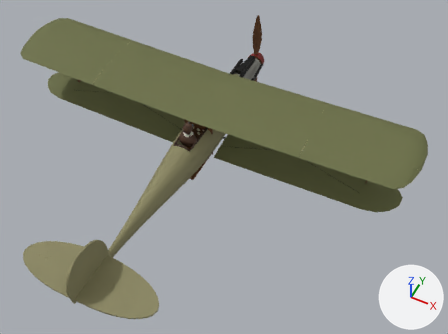
Two versions of the glTF model public/models/albatros_dv.glb, one commit apart.
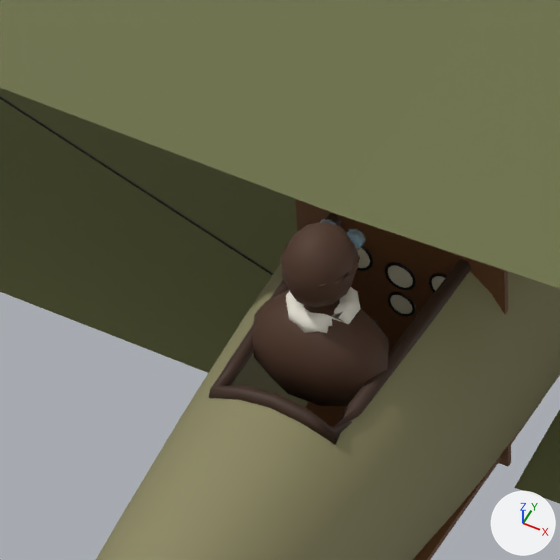
Old and new are each drawn whole from a 50 mm lens placed at (4.67, -8.88, 9.54), pointed at (0.8, -1.14, -0.13) and again close up on the part from 33% to 49% of the width and 28% to 50% of the height. Every picture has the same lights, and +X, +Y and +Z are marked at lower right. The older version's two pictures come first. Where no turn or scale is listed for an object, it has been applied to the vertices. Vertices at exactly the same position are counted once.

Objects in the first close-up: 'Coaming', 'CockpitInterior', 'Fuselage', 'Gauge_Alt', 'Gauge_Compass', 'Gauge_RPM', 'Gauge_Speed', 'Pilot_Figure', 'Wing_Lower_L', 'Wing_Lower_R', 'Wing_Upper_L', 'Wing_Upper_R', 'Wires' and 4 more.
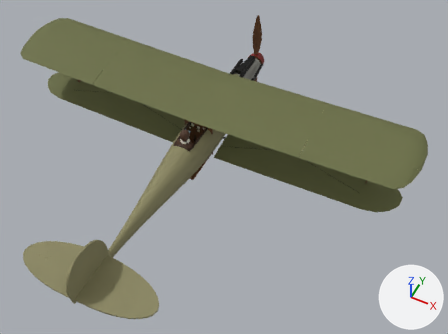
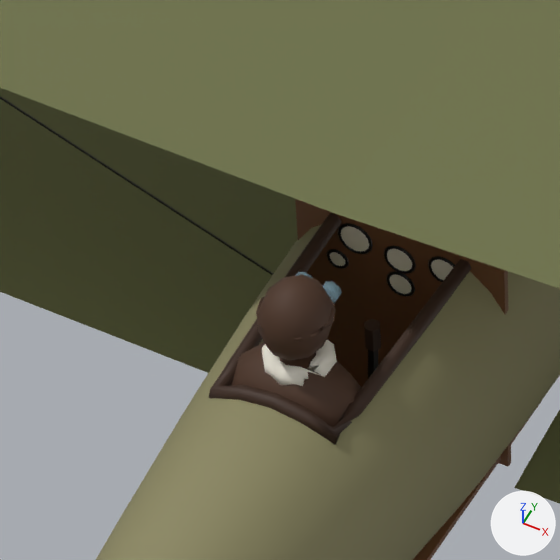
Where the change shows, as pixel boxes [x1, y1, x2, y2] in the close-ups (560 x 560 px):
'Pilot_Figure', moved: before [253, 219, 389, 406]; after [231, 272, 361, 427]
'Gauge_Alt', moved: before [388, 265, 413, 288]; after [387, 249, 412, 271]
'Gauge_RPM', moved: before [358, 248, 370, 268]; after [341, 226, 369, 252]
'Gauge_Compass', moved: before [390, 295, 412, 314]; after [390, 275, 411, 294]
'Gauge_Speed', moved: before [432, 276, 445, 291]; after [431, 259, 453, 281]

The edits, one by one:
me_pilot_figure is used by ob_pilot_figure; location (0.0, 0.0, 0.0).
me_pilot_figure had 304 vertices, 588 faces and spanned x -0.205..0.205, y -1.335..-1.055, z 0.218..0.808.
me_pilot_figure now has 304 vertices, 588 faces and spans x -0.205..0.205, y -1.475..-1.195, z 0.144..0.734.
me_pilot_figure part 1: the whole mesh is moved by (0.0, -0.14, -0.074).
Object 'Gauge_Alt' (ob_gauge_alt) moves from (0.0, -0.758, 0.264) to (0.0, -0.758, 0.329).
Object 'Gauge_Compass' (ob_gauge_compass) moves from (0.0, -0.758, 0.154) to (0.0, -0.758, 0.234).
Object 'Gauge_RPM' (ob_gauge_rpm) moves from (-0.14, -0.758, 0.284) to (-0.14, -0.758, 0.349).
Object 'Gauge_Speed' (ob_gauge_speed) moves from (0.14, -0.758, 0.284) to (0.14, -0.758, 0.349).
